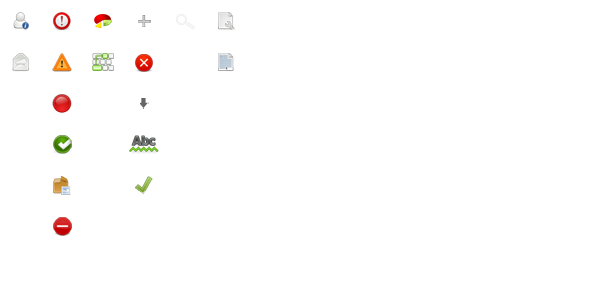
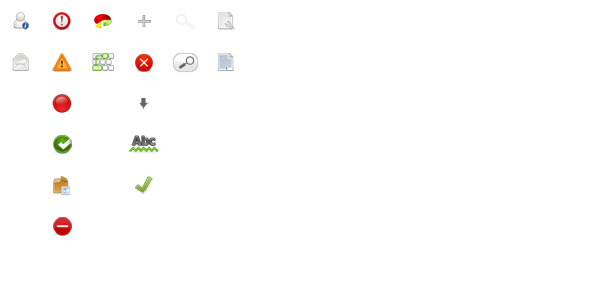
The second 616 x 288 image is a revision of the first. Changes to its layers:
added layer "Layer 2" in group "Group 5" over (x1=173, y1=53, x2=198, y2=72)
